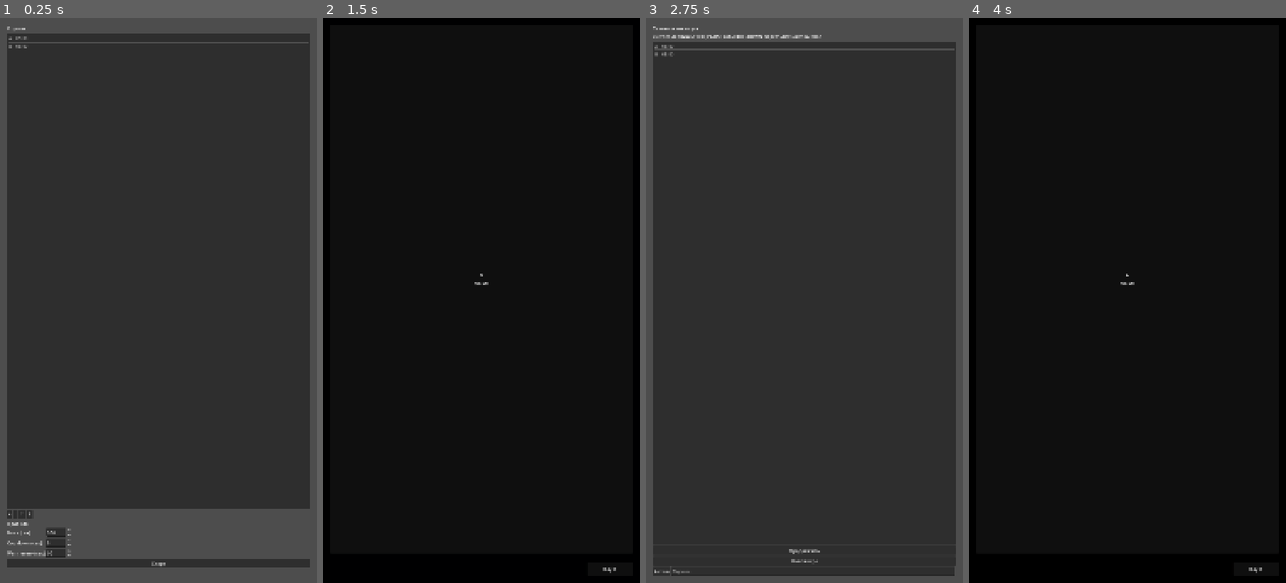
Above: before the commit, frames 1-4 (left to right).
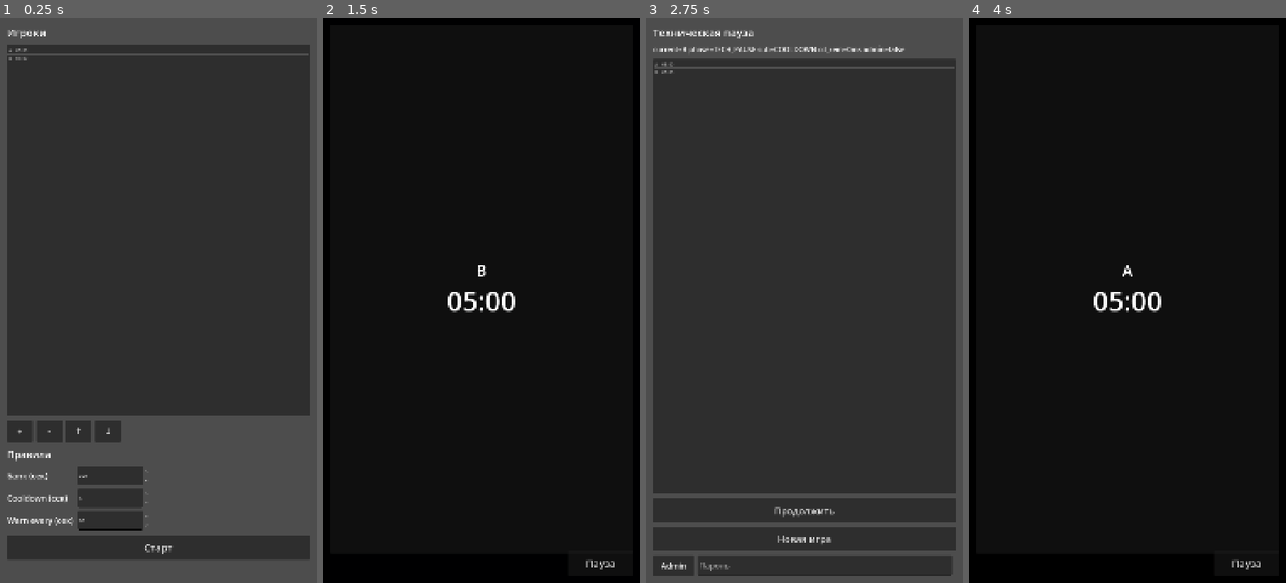
Above: after the commit, the same moments.

Repository: PhysicistLeon/turnboard-timebank
Game: Godot game, scene res://ui/Main.tscn
Same seed, same stepped clock (60 frames per second), same inputs: the game is played once before the commit and once after it.
Inputs (mouse positions are in pixels of both pictures, inside the frame that each line leads up to):
- Up to frame 1 (0.25 s): no input
- Up to frame 2 (1.5 s): click "Старт" at 0.5 s; click (481, 289) at 1.25 s
- Up to frame 3 (2.75 s): click "Пауза" at 2 s
- Up to frame 4 (4 s): click "Новая игра" at 2.75 s; click "Новая игра" at 3.5 s

The runs differ from the first frame. In frame 1, 21% of the frame differs, in the area x 2-98%, y 1-98%; in frame 2, 0.6%; in frame 3, 6.2%; in frame 4, 0.6%.

Commit message:
Increase UI control sizes for high-resolution screens

Diff:
--- a/ui/Game.tscn
+++ b/ui/Game.tscn
@@ -22,6 +22,7 @@
 
 [node name="BigBtn" type="Button" parent="."]
 layout_mode = 1
+theme_override_font_sizes/font_size = 34
 anchors_preset = 15
 anchor_right = 1.0
 anchor_bottom = 1.0
@@ -48,16 +49,20 @@
 
 [node name="Name" type="Label" parent="BigBtn/VBox"]
 layout_mode = 2
+theme_override_font_sizes/font_size = 54
 horizontal_alignment = 1
 text = "Player"
 
 [node name="Time" type="Label" parent="BigBtn/VBox"]
 layout_mode = 2
+theme_override_font_sizes/font_size = 92
 horizontal_alignment = 1
 text = "00:00"
 
 [node name="PauseBtn" type="Button" parent="."]
+custom_minimum_size = Vector2(220, 84)
 layout_mode = 1
+theme_override_font_sizes/font_size = 34
 anchors_preset = 10
 anchor_left = 1.0
 anchor_top = 1.0
--- a/ui/PasswordSetup.tscn
+++ b/ui/PasswordSetup.tscn
@@ -24,23 +24,32 @@
 offset_bottom = 140.0
 grow_horizontal = 2
 grow_vertical = 2
+theme_override_constants/separation = 16
 
 [node name="Title" type="Label" parent="VBox"]
 layout_mode = 2
+theme_override_font_sizes/font_size = 32
 text = "Создайте пароль администратора"
 
 [node name="Pass" type="LineEdit" parent="VBox"]
+custom_minimum_size = Vector2(0, 72)
 layout_mode = 2
+theme_override_font_sizes/font_size = 28
 placeholder_text = "Пароль"
 
 [node name="Pass2" type="LineEdit" parent="VBox"]
+custom_minimum_size = Vector2(0, 72)
 layout_mode = 2
+theme_override_font_sizes/font_size = 28
 placeholder_text = "Повтор пароля"
 
 [node name="SaveBtn" type="Button" parent="VBox"]
+custom_minimum_size = Vector2(0, 84)
 layout_mode = 2
+theme_override_font_sizes/font_size = 32
 text = "Сохранить"
 
 [node name="Error" type="Label" parent="VBox"]
 layout_mode = 2
+theme_override_font_sizes/font_size = 24
 modulate = Color(1, 0.3, 0.3, 1)
--- a/ui/Pause.tscn
+++ b/ui/Pause.tscn
@@ -22,13 +22,16 @@
 offset_bottom = -24.0
 grow_horizontal = 2
 grow_vertical = 2
+theme_override_constants/separation = 16
 
 [node name="Title" type="Label" parent="VBox"]
 layout_mode = 2
+theme_override_font_sizes/font_size = 36
 text = "Техническая пауза"
 
 [node name="StateLine" type="Label" parent="VBox"]
 layout_mode = 2
+theme_override_font_sizes/font_size = 24
 text = "state"
 
 [node name="PlayersList" type="ItemList" parent="VBox"]
@@ -36,37 +39,52 @@
 size_flags_vertical = 3
 
 [node name="ContinueBtn" type="Button" parent="VBox"]
+custom_minimum_size = Vector2(0, 80)
 layout_mode = 2
+theme_override_font_sizes/font_size = 32
 text = "Продолжить"
 
 [node name="NewGameBtn" type="Button" parent="VBox"]
+custom_minimum_size = Vector2(0, 80)
 layout_mode = 2
+theme_override_font_sizes/font_size = 32
 text = "Новая игра"
 
 [node name="AdminBox" type="HBoxContainer" parent="VBox"]
 layout_mode = 2
+theme_override_constants/separation = 12
 
 [node name="AdminBtn" type="Button" parent="VBox/AdminBox"]
+custom_minimum_size = Vector2(140, 70)
 layout_mode = 2
+theme_override_font_sizes/font_size = 28
 text = "Admin"
 
 [node name="AdminPass" type="LineEdit" parent="VBox/AdminBox"]
+custom_minimum_size = Vector2(0, 70)
 layout_mode = 2
+theme_override_font_sizes/font_size = 28
 size_flags_horizontal = 3
 placeholder_text = "Пароль"
 
 [node name="AdminStatus" type="Label" parent="VBox/AdminBox"]
 layout_mode = 2
+theme_override_font_sizes/font_size = 24
 text = ""
 
 [node name="AdminActions" type="HBoxContainer" parent="VBox"]
 layout_mode = 2
 visible = false
+theme_override_constants/separation = 12
 
 [node name="UndoBtn" type="Button" parent="VBox/AdminActions"]
+custom_minimum_size = Vector2(180, 72)
 layout_mode = 2
+theme_override_font_sizes/font_size = 28
 text = "Undo"
 
 [node name="ReverseBtn" type="Button" parent="VBox/AdminActions"]
+custom_minimum_size = Vector2(180, 72)
 layout_mode = 2
+theme_override_font_sizes/font_size = 28
 text = "Reverse"
--- a/ui/Setup.tscn
+++ b/ui/Setup.tscn
@@ -22,67 +22,94 @@
 offset_bottom = -24.0
 grow_horizontal = 2
 grow_vertical = 2
+theme_override_constants/separation = 18
 
 [node name="PlayersTitle" type="Label" parent="VBox"]
 layout_mode = 2
+theme_override_font_sizes/font_size = 36
 text = "Игроки"
 
 [node name="PlayersList" type="ItemList" parent="VBox"]
 layout_mode = 2
 size_flags_vertical = 3
+fixed_icon_size = Vector2i(0, 56)
 
 [node name="HBox1" type="HBoxContainer" parent="VBox"]
 layout_mode = 2
+theme_override_constants/separation = 12
 
 [node name="AddBtn" type="Button" parent="VBox/HBox1"]
+custom_minimum_size = Vector2(88, 72)
 layout_mode = 2
+theme_override_font_sizes/font_size = 28
 text = "+"
 
 [node name="RemoveBtn" type="Button" parent="VBox/HBox1"]
+custom_minimum_size = Vector2(88, 72)
 layout_mode = 2
+theme_override_font_sizes/font_size = 28
 text = "-"
 
 [node name="UpBtn" type="Button" parent="VBox/HBox1"]
+custom_minimum_size = Vector2(88, 72)
 layout_mode = 2
+theme_override_font_sizes/font_size = 28
 text = "↑"
 
 [node name="DownBtn" type="Button" parent="VBox/HBox1"]
+custom_minimum_size = Vector2(88, 72)
 layout_mode = 2
+theme_override_font_sizes/font_size = 28
 text = "↓"
 
 [node name="RulesTitle" type="Label" parent="VBox"]
 layout_mode = 2
+theme_override_font_sizes/font_size = 34
 text = "Правила"
 
 [node name="GridRules" type="GridContainer" parent="VBox"]
 layout_mode = 2
 columns = 2
+theme_override_constants/h_separation = 16
+theme_override_constants/v_separation = 12
 
 [node name="BankLabel" type="Label" parent="VBox/GridRules"]
 layout_mode = 2
+theme_override_font_sizes/font_size = 28
 text = "Банк (сек)"
 
 [node name="BankMs" type="SpinBox" parent="VBox/GridRules"]
+custom_minimum_size = Vector2(240, 64)
 layout_mode = 2
+theme_override_font_sizes/font_size = 30
 
 [node name="CooldownLabel" type="Label" parent="VBox/GridRules"]
 layout_mode = 2
+theme_override_font_sizes/font_size = 28
 text = "Cooldown (сек)"
 
 [node name="CooldownMs" type="SpinBox" parent="VBox/GridRules"]
+custom_minimum_size = Vector2(240, 64)
 layout_mode = 2
+theme_override_font_sizes/font_size = 30
 
 [node name="WarnLabel" type="Label" parent="VBox/GridRules"]
 layout_mode = 2
+theme_override_font_sizes/font_size = 28
 text = "Warn every (сек)"
 
 [node name="WarnEveryMs" type="SpinBox" parent="VBox/GridRules"]
+custom_minimum_size = Vector2(240, 64)
 layout_mode = 2
+theme_override_font_sizes/font_size = 30
 
 [node name="StartBtn" type="Button" parent="VBox"]
+custom_minimum_size = Vector2(0, 84)
 layout_mode = 2
+theme_override_font_sizes/font_size = 34
 text = "Старт"
 
 [node name="Error" type="Label" parent="VBox"]
 layout_mode = 2
+theme_override_font_sizes/font_size = 26
 modulate = Color(1, 0.3, 0.3, 1)
